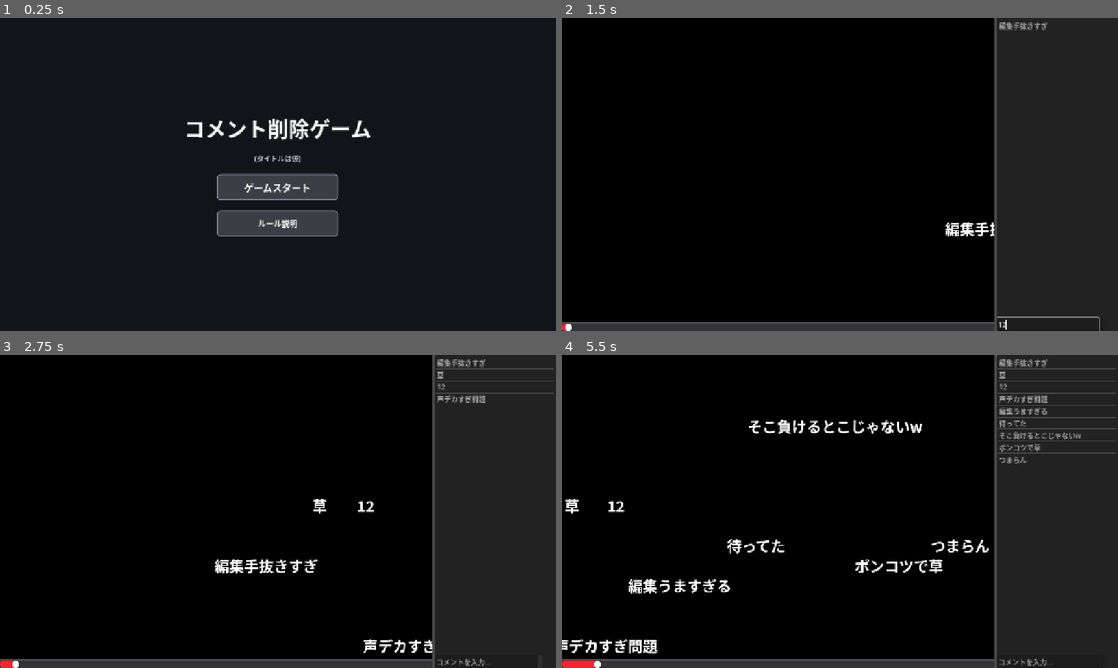
Above: before the commit, frames 1-4 (two rows, left to right).
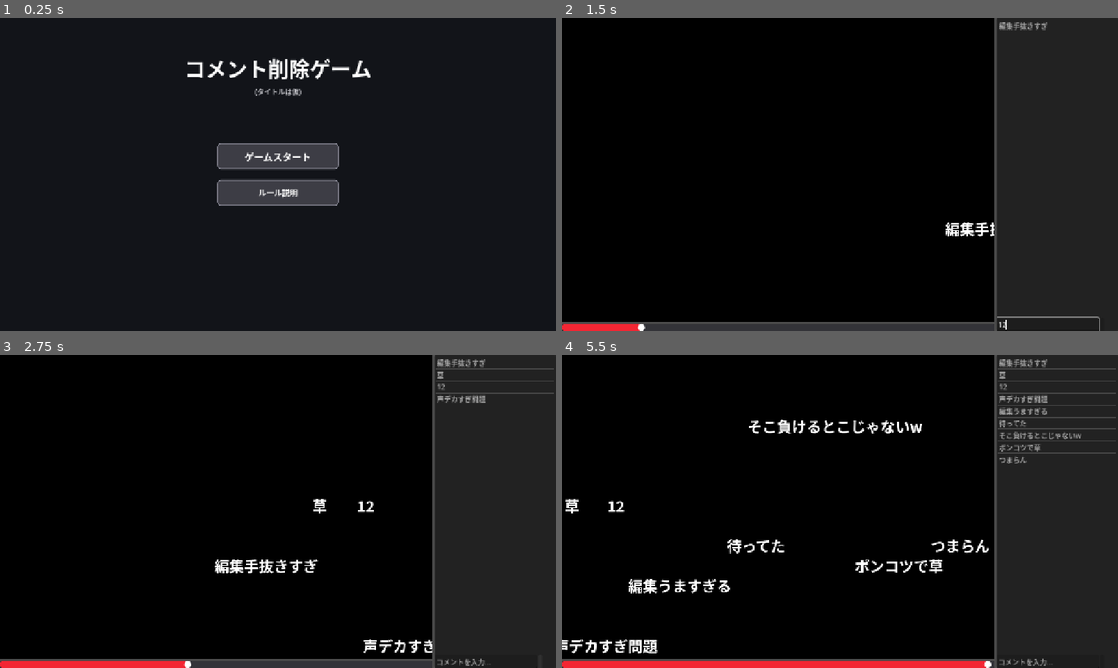
Above: after the commit, the same moments.

Repository: Nijuju1180/Hackathon_teamA
Game: Godot game, scene res://scenes/title.tscn
Same seed, same stepped clock (60 frames per second), same inputs: the game is played once before the commit and once after it. Video files are missing from this copy of the repository; at most half a second of black plays in their place.
Inputs (mouse positions are in pixels of both pictures, inside the frame that each line leads up to):
- Up to frame 1 (0.25 s): no input
- Up to frame 2 (1.5 s): click "ゲームスタート" at 0.5 s; click (1045, 324) at 1.27 s; type "12" at 1.35 s
- Up to frame 3 (2.75 s): click (539, 661) at 2 s
- Up to frame 4 (5.5 s): click (1101, 661) at 2.75 s; click (1101, 661) at 3.5 s; move the mouse to (628, 564) at 4.27 s; click (628, 564) at 4.42 s; move the mouse to (628, 505) at 5.02 s; click (628, 505) at 5.17 s

The runs differ from the first frame. In frame 1, 6.6% of the frame differs, in the area x 33-67%, y 12-70%; in frame 2, 0.3%; in frame 3, 0.7%; in frame 4, 1.6%.

Commit message:
ルール説明画面の背景追加、配置調整。タイトル画面のUI分割

Diff:
--- a/scenes/rules_popup.tscn
+++ b/scenes/rules_popup.tscn
@@ -2,6 +2,7 @@
 
 [ext_resource type="Theme" path="res://theme/ui_theme.tres" id="1_theme"]
 [ext_resource type="Script" path="res://scripts/rules_popup.gd" id="2_script"]
+[ext_resource type="Texture2D" path="res://assets/rules-background.PNG" id="3_bg"]
 
 [sub_resource type="StyleBoxFlat" id="StyleBoxFlat_panel"]
 bg_color = Color(0.98, 0.98, 0.99, 1)
@@ -20,17 +21,7 @@
 mouse_filter = 0
 script = ExtResource("2_script")
 
-[node name="Dim" type="ColorRect" parent="."]
-layout_mode = 1
-anchors_preset = 15
-anchor_right = 1.0
-anchor_bottom = 1.0
-grow_horizontal = 2
-grow_vertical = 2
-mouse_filter = 0
-color = Color(0, 0, 0, 0.6)
-
-[node name="PanelCenter" type="CenterContainer" parent="."]
+[node name="Background" type="TextureRect" parent="."]
 layout_mode = 1
 anchors_preset = 15
 anchor_right = 1.0
@@ -38,10 +29,28 @@
 grow_horizontal = 2
 grow_vertical = 2
 mouse_filter = 2
+texture = ExtResource("3_bg")
+expand_mode = 1
+stretch_mode = 6
+
+[node name="PanelCenter" type="CenterContainer" parent="."]
+layout_mode = 1
+anchors_preset = 8
+anchor_left = 0.4225
+anchor_top = 0.393
+anchor_right = 0.4225
+anchor_bottom = 0.393
+offset_left = -300.0
+offset_top = -170.0
+offset_right = 300.0
+offset_bottom = 170.0
+grow_horizontal = 2
+grow_vertical = 2
+mouse_filter = 2
 
 [node name="Panel" type="PanelContainer" parent="PanelCenter"]
 layout_mode = 2
-custom_minimum_size = Vector2(640, 360)
+custom_minimum_size = Vector2(600, 340)
 theme_override_styles/panel = SubResource("StyleBoxFlat_panel")
 
 [node name="Margin" type="MarginContainer" parent="PanelCenter/Panel"]
--- a/scenes/title.tscn
+++ b/scenes/title.tscn
@@ -23,11 +23,48 @@
 mouse_filter = 2
 color = Color(0.07, 0.08, 0.1, 1)
 
+[node name="TitleGroup" type="CenterContainer" parent="." unique_id=1487773944]
+layout_mode = 1
+anchors_preset = 5
+anchor_left = 0.5
+anchor_right = 0.5
+offset_left = -200.0
+offset_top = 60.0
+offset_right = 200.0
+offset_bottom = 200.0
+grow_horizontal = 2
+mouse_filter = 2
+
+[node name="TitleVBox" type="VBoxContainer" parent="TitleGroup" unique_id=1678229073]
+layout_mode = 2
+theme_override_constants/separation = 8
+alignment = 1
+
+[node name="TitleLabel" type="Label" parent="TitleGroup/TitleVBox" unique_id=1851261165]
+layout_mode = 2
+theme_override_colors/font_color = Color(1, 1, 1, 1)
+theme_override_font_sizes/font_size = 48
+text = "コメント削除ゲーム"
+horizontal_alignment = 1
+
+[node name="Subtitle" type="Label" parent="TitleGroup/TitleVBox" unique_id=1946485349]
+layout_mode = 2
+theme_override_colors/font_color = Color(0.75, 0.75, 0.77, 1)
+theme_override_font_sizes/font_size = 16
+text = "(タイトルは仮)"
+horizontal_alignment = 1
+
 [node name="CenterContainer" type="CenterContainer" parent="." unique_id=1487773945]
 layout_mode = 1
-anchors_preset = 15
-anchor_right = 1.0
-anchor_bottom = 1.0
+anchors_preset = 8
+anchor_left = 0.5
+anchor_top = 0.5
+anchor_right = 0.5
+anchor_bottom = 0.5
+offset_left = -160.0
+offset_top = -80.0
+offset_right = 160.0
+offset_bottom = 80.0
 grow_horizontal = 2
 grow_vertical = 2
 mouse_filter = 2
@@ -36,20 +73,6 @@
 layout_mode = 2
 theme_override_constants/separation = 24
 alignment = 1
-
-[node name="TitleLabel" type="Label" parent="CenterContainer/VBox" unique_id=1851261165]
-layout_mode = 2
-theme_override_colors/font_color = Color(1, 1, 1, 1)
-theme_override_font_sizes/font_size = 48
-text = "コメント削除ゲーム"
-horizontal_alignment = 1
-
-[node name="Subtitle" type="Label" parent="CenterContainer/VBox" unique_id=1946485349]
-layout_mode = 2
-theme_override_colors/font_color = Color(0.75, 0.75, 0.77, 1)
-theme_override_font_sizes/font_size = 16
-text = "(タイトルは仮)"
-horizontal_alignment = 1
 
 [node name="StartButton" type="Button" parent="CenterContainer/VBox" unique_id=1644683999]
 custom_minimum_size = Vector2(280, 60)
--- a/scenes/ui/HUD.tscn
+++ b/scenes/ui/HUD.tscn
@@ -56,10 +56,11 @@
 stretch = true
 
 [node name="SubViewport" type="SubViewport" parent="MainLayout/RootBox/PlayerArea/VideoScreen" unique_id=1705156972]
-size = Vector2i(996, 689)
+handle_input_locally = false
+size = Vector2i(996, 700)
+render_target_update_mode = 4
 
-[node name="Background" type="VideoStreamPlayer" parent="MainLayout/RootBox/PlayerArea/VideoScreen/SubViewport" unique_id=3050866241]
-layout_mode = 3
+[node name="Background" type="VideoStreamPlayer" parent="MainLayout/RootBox/PlayerArea/VideoScreen/SubViewport" unique_id=-1244101055]
 anchors_preset = 15
 anchor_right = 1.0
 anchor_bottom = 1.0
@@ -91,9 +92,11 @@
 theme_override_styles/fill = SubResource("StyleBoxFlat_bar_fill")
 show_percentage = false
 
-[node name="Marker" type="Panel" parent="MainLayout/RootBox/PlayerArea/ControlBar/ProgressBar" unique_id=2894571036]
+[node name="Marker" type="Panel" parent="MainLayout/RootBox/PlayerArea/ControlBar/ProgressBar" unique_id=-1400396260]
 custom_minimum_size = Vector2(16, 16)
-size = Vector2(16, 16)
+layout_mode = 0
+offset_right = 16.0
+offset_bottom = 16.0
 mouse_filter = 2
 theme_override_styles/panel = SubResource("StyleBoxFlat_marker")
 
@@ -107,6 +110,7 @@
 [node name="CommentList" type="ItemList" parent="MainLayout/RootBox/SidePanel/VBoxContainer" unique_id=1150244602]
 layout_mode = 2
 size_flags_vertical = 3
+auto_height = true
 
 [node name="InputHBox" type="HBoxContainer" parent="MainLayout/RootBox/SidePanel/VBoxContainer/CommentList" unique_id=215499900]
 layout_mode = 1
@@ -127,4 +131,4 @@
 [node name="Button" type="Button" parent="MainLayout/RootBox/SidePanel/VBoxContainer/CommentList/InputHBox" unique_id=1341561041]
 layout_mode = 2
 
-[node name="ResultOverlay" parent="." instance=ExtResource("4_result")]
+[node name="ResultOverlay" parent="." unique_id=978829060 instance=ExtResource("4_result")]
--- a/scenes/ui/hud_controller.gd
+++ b/scenes/ui/hud_controller.gd
@@ -1,7 +1,7 @@
 extends CanvasLayer
 
 ## 制限時間(秒)。progress_barはこの時間の経過を表示するだけで、手動操作はできない。
-@export_range(10.0, 600.0, 1.0) var time_limit_seconds: float = 60.0
+@export_range(10.0, 600.0, 1.0) var time_limit_seconds: float = 5.0
 
 # --- ノード参照 ---
 # ノード名や階層が異なる場合は、シーンツリーからスクリプトへドラッグ＆ドロップしてパスを調整してください
Binary file added: assets/rules-background.PNG
Not shown, added: assets/rules-background.PNG.import
Not shown: 1 places in scenes/ui/HUD.tscn that only renumber resources
